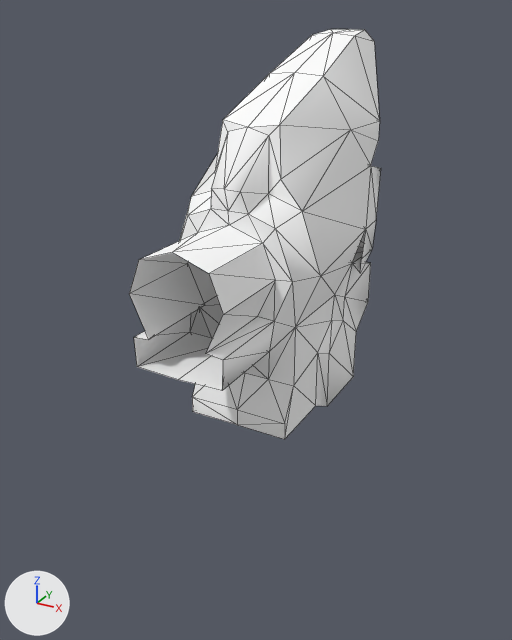
Renders of the OBJ model Assets/Art/Nova1492/GXConverted/Models/Unknown/Review/datan_common_basil_nova1_bdeee73d.obj from each side of a commit.
Camera for both pictures: a camera (50 mm lens) standing at (1.27, -2.47, 1.57) and looking at (-0.03, -0.1, 0.39). The axes (+X, +Y, +Z) are drawn at lower left. The lights are the same throughout. The older version comes first. Mesh edges are drawn as thin lines. Where no turn or scale is listed for an object, it has been applied to the vertices.

The scene before the commit, as lines of its bpy script (objects in view):
```python
me_datan_common_basil_nova1_bdeee73d = bpy.data.meshes.new('datan_common_basil_nova1_bdeee73d')
me_datan_common_basil_nova1_bdeee73d.from_pydata(...)  # 173 vertices, 306 faces; spans x -0.314..0.314, y -0.705..0.763, z -0.001..1.486
me_datan_common_basil_nova1_bdeee73d.materials.append(mat_datan_common_basil_nova1_bdeee73d)  # its picture is missing
ob_datan_common_basil_nova1_bdeee73d = bpy.data.objects.new('datan_common_basil_nova1_bdeee73d', me_datan_common_basil_nova1_bdeee73d)
ob_datan_common_basil_nova1_bdeee73d.location = (0.0, 0.0, 0.0)
```
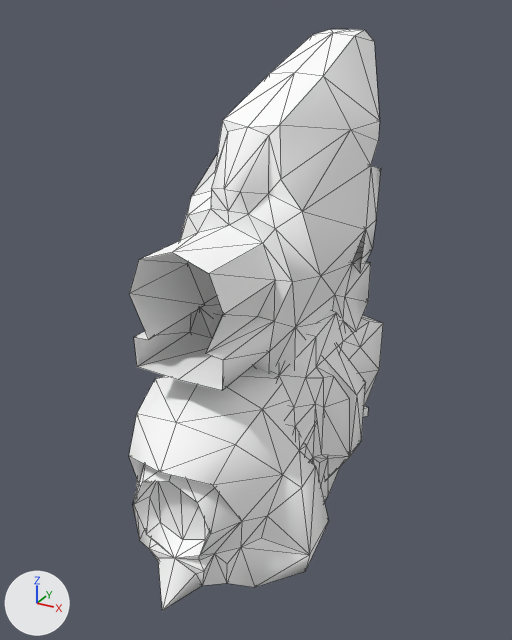
What differs and where, as boxes [x1, y1, x2, y2] in the pictures (512 x 640 px):
'datan_common_basil_nova1_bdeee73d_mesh01', added
    after: [129, 366, 329, 611]
'datan_common_basil_nova1_bdeee73d_mesh04', added
    after: [269, 310, 383, 503]
'datan_common_basil_nova1_bdeee73d_mesh03', added (mostly hidden)
    after: [363, 406, 368, 417]

The change in detail:
Mesh me_datan_common_basil_nova1_bdeee73d_mesh04 is new.
It has 99 vertices, 174 faces and spans x -0.057..0.43, y -0.403..0.504, z -0.603..0.41.
It uses material mat_datan_common_basil_nova1_bdeee73d (its picture is missing).
Mesh me_datan_common_basil_nova1_bdeee73d_mesh03 is new.
It has 12 vertices, 8 faces and spans x -0.418..0.418, y -0.096..0.096, z -0.079..0.079.
It uses material mat_datan_common_basil_nova1_bdeee73d (its picture is missing).
Mesh me_datan_common_basil_nova1_bdeee73d_mesh01 is new.
It has 146 vertices, 284 faces and spans x -0.418..0.418, y -0.88..0.005, z -0.502..0.348.
It uses material mat_datan_common_basil_nova1_bdeee73d (its picture is missing).
Object 'datan_common_basil_nova1_bdeee73d_mesh04' (ob_datan_common_basil_nova1_bdeee73d_mesh04) is new; it shows me_datan_common_basil_nova1_bdeee73d_mesh04.
Its location is (0.0, 0.0, 0.0).
Object 'datan_common_basil_nova1_bdeee73d_mesh03' (ob_datan_common_basil_nova1_bdeee73d_mesh03) is new; it shows me_datan_common_basil_nova1_bdeee73d_mesh03.
Its location is (0.0, 0.0, 0.0).
Object 'datan_common_basil_nova1_bdeee73d_mesh01' (ob_datan_common_basil_nova1_bdeee73d_mesh01) is new; it shows me_datan_common_basil_nova1_bdeee73d_mesh01.
Its location is (0.0, 0.0, 0.0).
